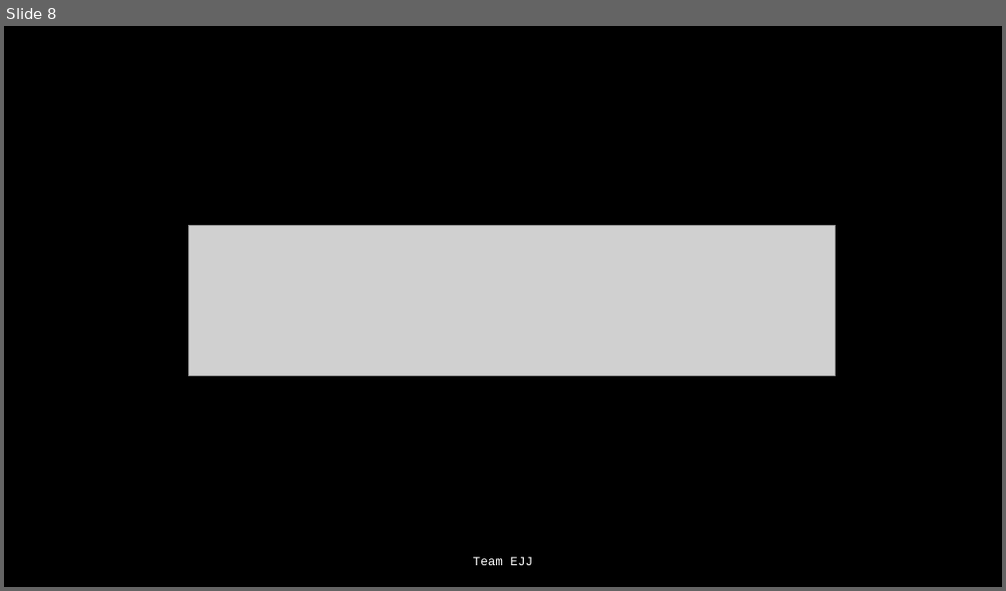
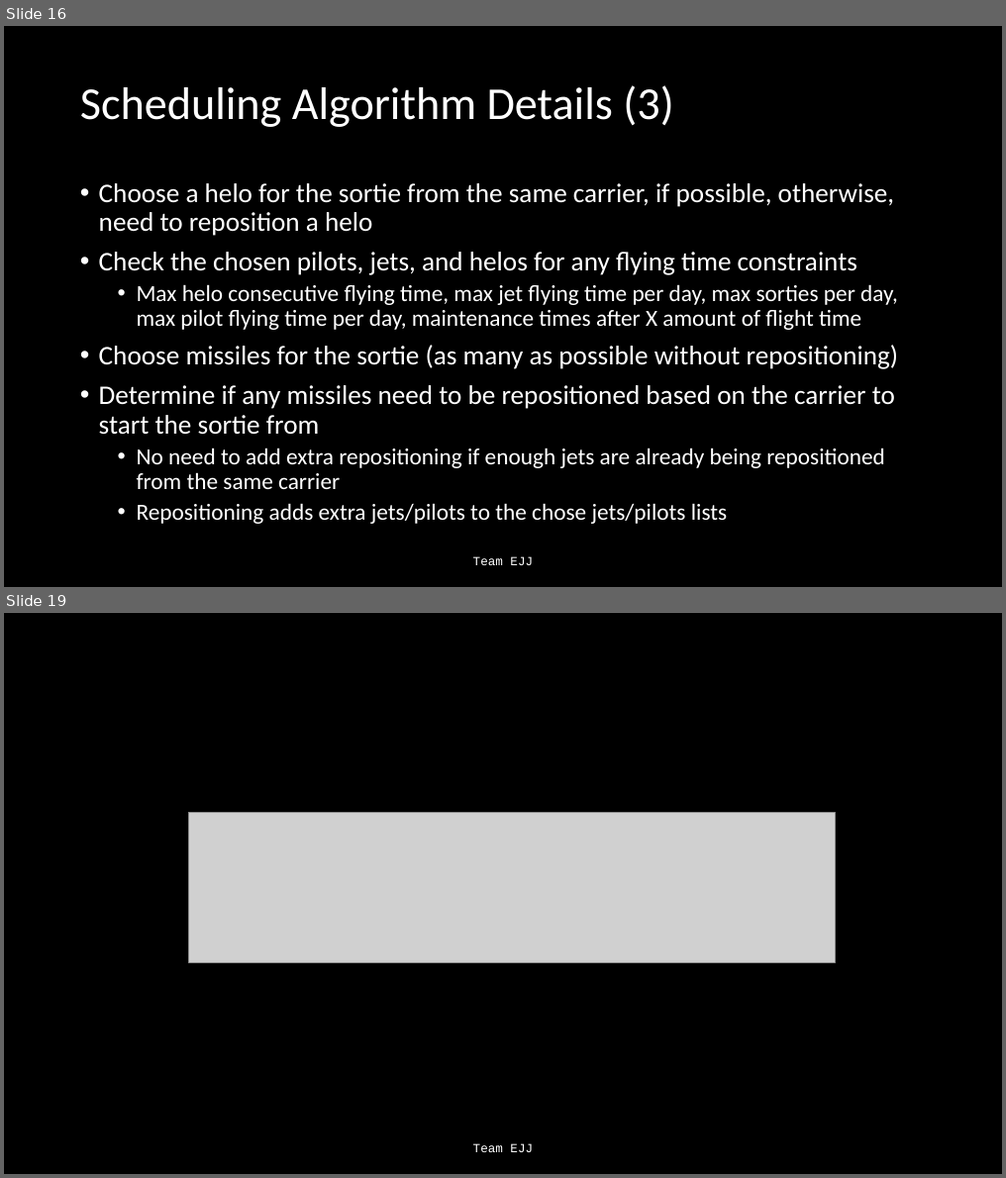
Before and after one commit to Jonathan805/RestrictedPlanning, a slide deck: TeamEJJ.pptx. Shown one above the other, each under a label of ours: slide 8 before the commit, slides 16 and 19 after it; the slides between them are not shown. The pictures are 1006x591 and 1006x1178 pixels, drawn with LibreOffice and Linux fonts; fonts in the diff are those of the drawing; grey boxes stand for pictures. Boxes give left, top, right and bottom in pixels: in the first picture for what was removed or moved away, otherwise in the second. Text is boxed around its words. In the diff, an @@ line names an element or a change of style, - is before the commit and + after.

Commit message:
updated ppt with algo details

```diff
--- a/TeamEJJ.pptx
+++ b/TeamEJJ.pptx
@@ slide 16 added at bbox=[4, 26, 1002, 587], background #000000 @@
@@ title added at bbox=[80, 85, 673, 127], 44 pt, text #FFFFFF @@
+Scheduling Algorithm Details (3)
@@ text added at bbox=[99, 183, 898, 524], 25.9 pt, text #FFFFFF @@
+• Choose a helo for the sortie from the same carrier, if possible, otherwise, need to reposition a helo
+• Check the chosen pilots, jets, and helos for any flying time constraints
+  • Max helo consecutive flying time, max jet flying time per day, max sorties per day, max pilot flying time per day, maintenance times after X amount of flight time
+• Choose missiles for the sortie (as many as possible without repositioning)
+• Determine if any missiles need to be repositioned based on the carrier to start the sortie from
+  • No need to add extra repositioning if enough jets are already being repositioned from the same carrier
+  • Repositioning adds extra jets/pilots to the chose jets/pilots lists
@@ text added at bbox=[473, 557, 533, 566], 12 pt, text #FFFFFF @@
+Team EJJ
@@ what was slide 8 is now slide 19 @@
```
Also in this commit, not shown: 7 slides changed, 10 other slides added.
